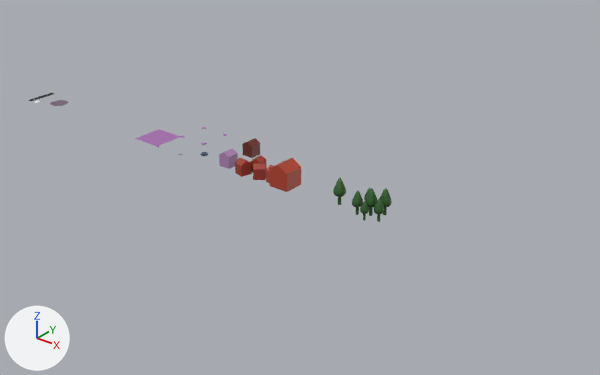
One commit to the glTF model dist/data/models.glb: the scene before it, then after it.
Both versions are drawn from a 50 mm lens placed at (17.99, -15.53, 9.92), pointed at (4.4, 1.46, -0.61). Every picture has the same lights, and +X, +Y and +Z are marked at lower left. The older version comes first. Where no turn or scale is listed for an object, it has been applied to the vertices. Vertices at exactly the same position are counted once.

Names of what the first picture shows: 'house.001', 'house.002', 'house.003', 'house.004', 'tree.001', 'tree.002' and 3 more.
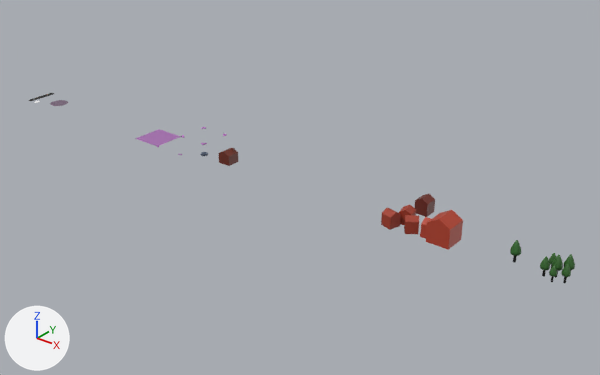
The change, as JSON lines over the scene's bpy script:
```json
{"block": "me_house_001", "where": "# used by ob_house_001; location = (2.5, 0.5, 0.0)"}
{"op": "remove", "block": "me_house_001", "code": "me_house_001.from_pydata(...)  # 10 vertices, 16 faces; spans x -0.187..0.188, y -0.188..0.188, z -0.1..0.375"}
{"op": "add", "block": "me_house_001", "code": "me_house_001.from_pydata(...)  # 18 vertices, 28 faces; spans x -0.2..0.2, y -0.2..0.2, z 0.0..0.418"}
{"block": "me_house_001", "change": "me_house_001 part 1: the whole mesh is rebuilt"}
{"block": "me_tree_002", "where": "# used by ob_tree_002; location = (7.5, 0.5, 0.0)"}
{"op": "remove", "block": "me_tree_002", "code": "me_tree_002.from_pydata(...)  # 360 vertices, 612 faces; spans x -0.449..0.482, y -0.436..0.414, z -0.1..0.681"}
{"op": "add", "block": "me_tree_002", "code": "me_tree_002.from_pydata(...)  # 360 vertices, 612 faces; spans x -0.333..0.365, y -0.332..0.305, z -0.014..0.572"}
{"block": "me_tree_002", "change": "me_tree_002 part 2: the whole mesh is scaled about its middle by 0.75, then moved by (0.0, -0.002, -0.011)"}
{"op": "set", "path": "ob_house_002.location", "old": "(3.5, 0.5, 0.0)", "new": "(8.5, 0.5, 0.0)"}
{"op": "set", "path": "ob_house_003.location", "old": "(4.5, 0.5, 0.0)", "new": "(9.5, 0.5, 0.0)"}
{"op": "set", "path": "ob_house_004.location", "old": "(2.5, 1.5, 0.0)", "new": "(8.5, 1.5, 0.0)"}
{"op": "set", "path": "ob_tree_001.location", "old": "(6.5, 0.5, 0.0)", "new": "(11.5, 0.5, 0.0)"}
{"op": "set", "path": "ob_tree_002.location", "old": "(7.5, 0.5, 0.0)", "new": "(12.5, 0.5, 0.0)"}
```

Boxes [x1, y1, x2, y2] around the edits, measured in the pictures (600 x 375 px):
```json
{"object": "house.003", "change": "moved", "before": [266, 158, 301, 192], "after": [420, 210, 463, 250]}
{"object": "tree.002", "change": "moved, rescaled", "before": [352, 187, 392, 222], "after": [540, 253, 575, 283], "on screen": "12% narrower, 14% shorter"}
{"object": "house.002", "change": "moved", "before": [235, 155, 267, 180], "after": [381, 205, 419, 234]}
{"object": "house.004", "change": "moved", "before": [242, 138, 260, 158], "after": [415, 194, 435, 217]}
{"object": "tree.001", "change": "moved", "before": [333, 178, 346, 205], "after": [510, 240, 521, 263]}
{"object": "house.001", "change": "reshaped", "before": [219, 148, 238, 169], "after": [219, 148, 238, 166], "on screen": "14% shorter"}
```
